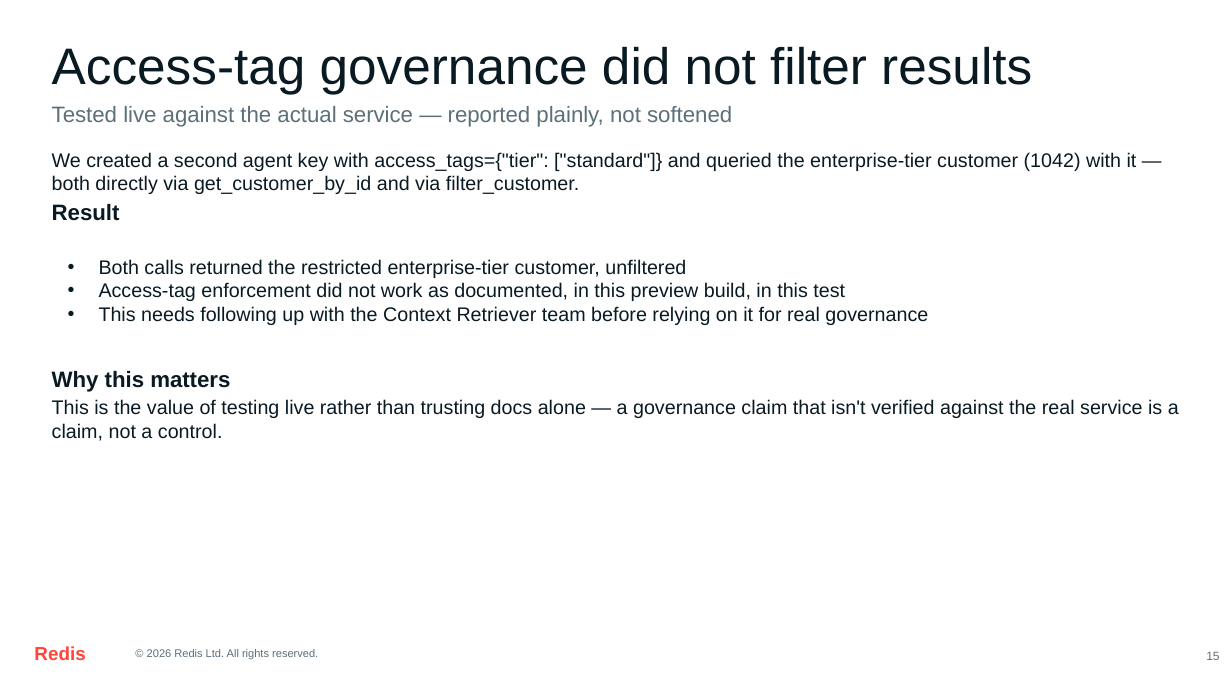
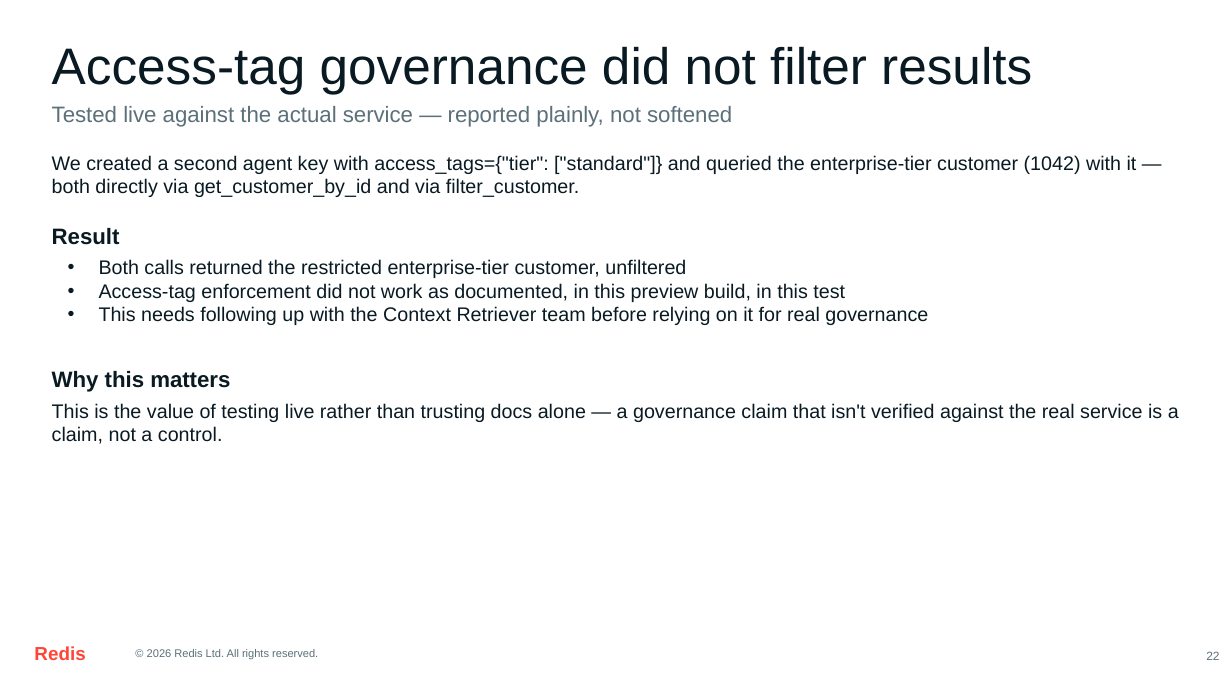
Before and after one commit to amitmknit/context-retriever-payment-failure-demo, a slide deck: slide 25 of Context-Retriever-Payment-Failure-Demo.pptx (slide 18 before the commit). Drawn at 1232x693 pixels with LibreOffice and Linux fonts; fonts in the diff are those of the drawing. Boxes give left, top, right and bottom in pixels: in the first picture for what was removed or moved away, otherwise in the second. Text is boxed around its words. In the diff, an @@ line names an element or a change of style, - is before the commit and + after.

```diff
--- a/Context-Retriever-Payment-Failure-Demo.pptx
+++ b/Context-Retriever-Payment-Failure-Demo.pptx
@@ text "Result": place and size @@
-text "Result" at box(52, 204, 120, 221)
+text "Result" at box(52, 228, 120, 245)
@@ vertical alignment middle to top in 3 elements at box(52, 155, 1137, 197), box(52, 403, 1179, 444), box(99, 259, 928, 325) @@
@@ text at box(1206, 651, 1219, 660): text changed @@
-15
+22
```
Also in this commit, not shown: 15 other slides changed, 10 slides added, 1 slide removed, 4 other files.
